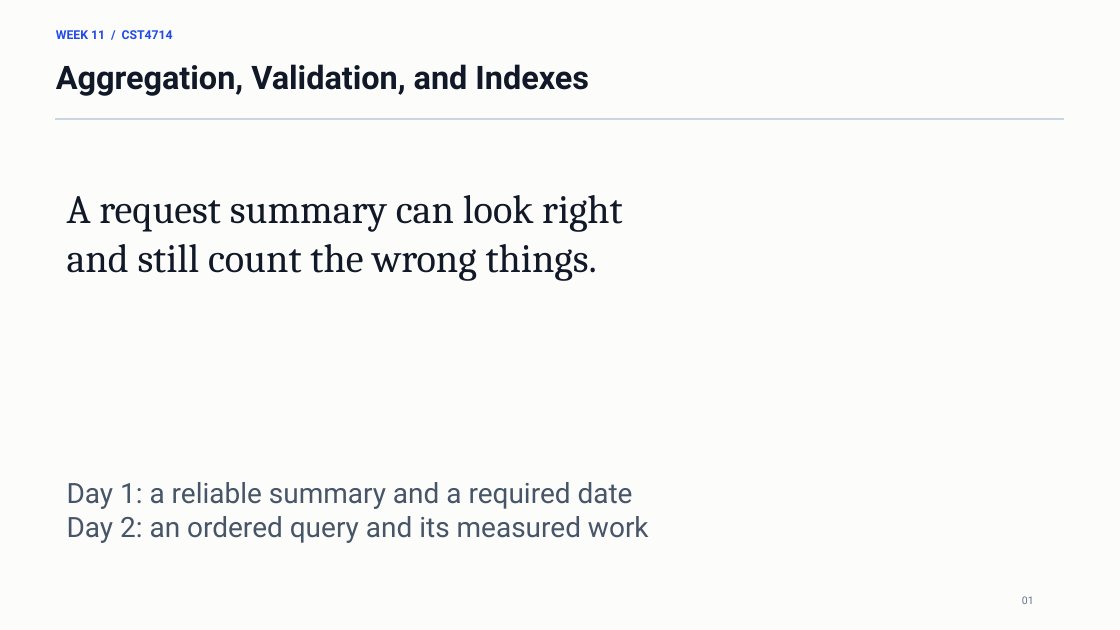
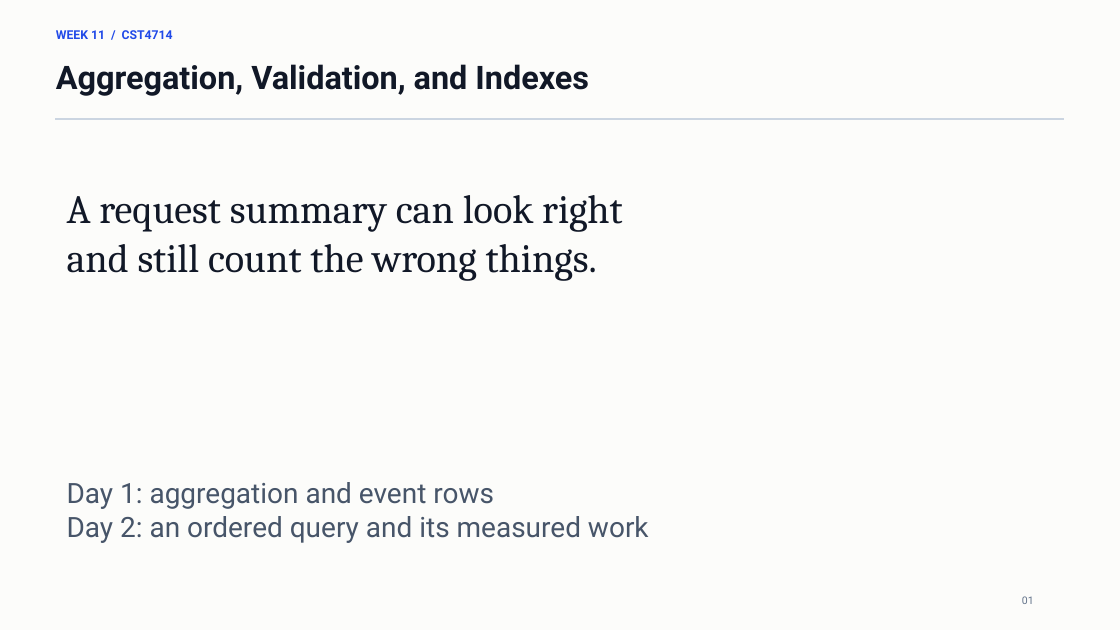
Before and after one commit to lolusername/CST4714_DB_admin, a slide deck: slide 1 of week_11/week_11_aggregation_validation_indexes.pptx. Drawn at 1120x630 pixels with LibreOffice and Linux fonts; fonts in the diff are those of the drawing. Boxes give left, top, right and bottom in pixels: in the first picture for what was removed or moved away, otherwise in the second. Text is boxed around its words. In the diff, an @@ line names an element or a change of style, - is before the commit and + after.

Commit message:
Limit Lab 1 to aggregation and require a Colab sharing link

```diff
--- a/week_11/week_11_aggregation_validation_indexes.pptx
+++ b/week_11/week_11_aggregation_validation_indexes.pptx
@@ text at (67, 482, 494, 509): text changed @@
-Day 1: a reliable summary and a required date
+Day 1: aggregation and event rows
```
Also in this commit, not shown: 6 other slides changed, 5 other files.
